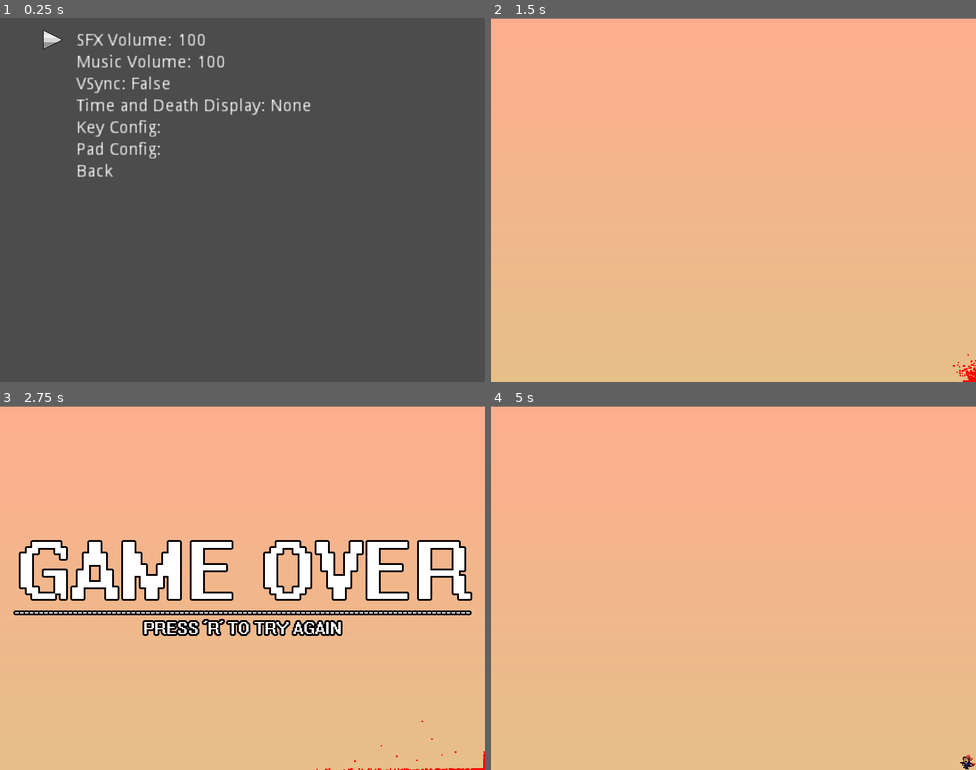
Above: before the commit, frames 1-4 (two rows, left to right).
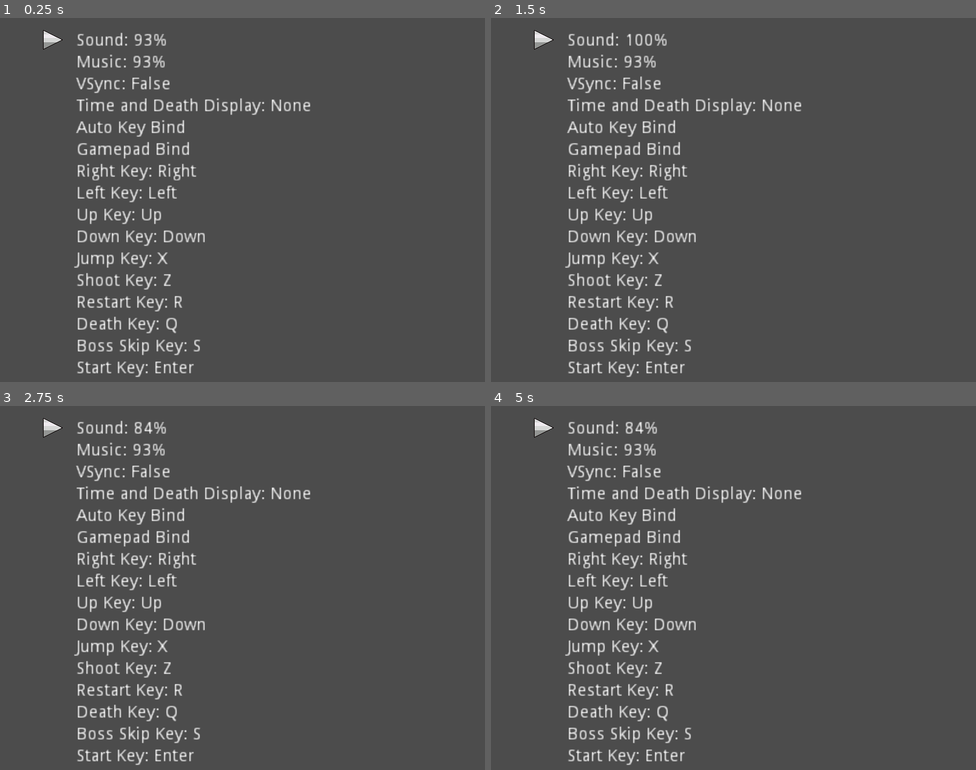
Above: after the commit, the same moments.

Repository: Renhoex/Delicious-Spike-Engine
Game: Godot game, scene res://rooms/Menu/Options.tscn
Two runs of this game, one before a commit and one after it. Both use one fixed random seed, a clock stepped at 60 frames per second and the inputs below. This scene is started directly instead of the project's main scene.
Inputs (mouse positions are in pixels of both pictures, inside the frame that each line leads up to):
- Up to frame 1 (0.25 s): no input
- Up to frame 2 (1.5 s): tap Enter (gm_start) at 0.5 s; move the mouse to (840, 181) at 0.52 s; hold Right (gm_right) from 0.53 s (still down); tap Z (gm_action) at 0.6 s; click (840, 181) at 0.67 s; tap X (gm_jump) at 0.77, 1.07 s; tap Q (gm_die) at 0.8, 1.35 s; tap R (gm_restart) at 1.25 s; move the mouse to (636, 218) at 1.27 s
- Up to frame 3 (2.75 s): tap X (gm_jump) at 1.52, 1.82, 2.3 s; tap Enter (gm_start) at 1.55 s; move the mouse to (291, 507) at 2.02 s; release Right (gm_right) at 2.03 s; hold Left (gm_left) from 2.03 s (still down); hold Enter (gm_start) from 2.03 s (still down)
- Up to frame 4 (5 s): move the mouse to (709, 660) at 2.77 s; release Left (gm_left) at 2.78 s; release Enter (gm_start) at 2.78 s; hold Right (gm_right) 2.78-4.28 s; tap X (gm_jump) at 2.85, 3.02, 3.32, 3.77, 4.07, 4.52, 4.82 s; click (709, 660) at 2.92 s; tap Z (gm_action) at 3.05, 3.6 s; move the mouse to (879, 642) at 3.52 s; tap Q (gm_die) at 3.8, 4.35 s; tap F2 (gm_game_reset) at 4.15 s; tap Enter (gm_start) at 4.25, 4.55 s; move the mouse to (588, 533) at 4.27 s; hold Left (gm_left) from 4.28 s (still down); tap R (gm_restart) at 4.9 s

The runs differ from the first frame. In frame 1, 4.7% of the frame differs, in the area x 15-47%, y 4-99%; in frame 2, 100%, in the area x 0-100%, y 0-100%; in frame 3, 100%; in frame 4, 100%.

Commit message:
Options menu updates
- Added counters for death and time to either the window caption or HUD overlay
- Added support for sound volume settings
- Added manual key remaping
- Fixed death sound not being in the right bus channel
- Recoded time counter to prevent time resets

Diff:
--- a/entities/Player/DeathHandler.tscn
+++ b/entities/Player/DeathHandler.tscn
@@ -9,3 +9,4 @@
 [node name="Death" type="AudioStreamPlayer" parent="."]
 stream = ExtResource( 2 )
 autoplay = true
+bus = "SFX"
--- a/project.godot
+++ b/project.godot
@@ -64,14 +64,12 @@
 "deadzone": 0.5,
 "events": [ Object(InputEventKey,"resource_local_to_scene":false,"resource_name":"","device":0,"alt":false,"shift":false,"control":false,"meta":false,"command":false,"pressed":false,"scancode":16777233,"unicode":0,"echo":false,"script":null)
 , Object(InputEventJoypadButton,"resource_local_to_scene":false,"resource_name":"","device":0,"button_index":15,"pressure":0.0,"pressed":false,"script":null)
-, Object(InputEventJoypadMotion,"resource_local_to_scene":false,"resource_name":"","device":0,"axis":0,"axis_value":1.0,"script":null)
  ]
 }
 gm_left={
 "deadzone": 0.5,
 "events": [ Object(InputEventKey,"resource_local_to_scene":false,"resource_name":"","device":0,"alt":false,"shift":false,"control":false,"meta":false,"command":false,"pressed":false,"scancode":16777231,"unicode":0,"echo":false,"script":null)
 , Object(InputEventJoypadButton,"resource_local_to_scene":false,"resource_name":"","device":0,"button_index":14,"pressure":0.0,"pressed":false,"script":null)
-, Object(InputEventJoypadMotion,"resource_local_to_scene":false,"resource_name":"","device":0,"axis":0,"axis_value":-1.0,"script":null)
  ]
 }
 gm_jump={
@@ -96,14 +94,12 @@
 "deadzone": 0.5,
 "events": [ Object(InputEventKey,"resource_local_to_scene":false,"resource_name":"","device":0,"alt":false,"shift":false,"control":false,"meta":false,"command":false,"pressed":false,"scancode":16777232,"unicode":0,"echo":false,"script":null)
 , Object(InputEventJoypadButton,"resource_local_to_scene":false,"resource_name":"","device":0,"button_index":12,"pressure":0.0,"pressed":false,"script":null)
-, Object(InputEventJoypadMotion,"resource_local_to_scene":false,"resource_name":"","device":0,"axis":1,"axis_value":-1.0,"script":null)
  ]
 }
 gm_down={
 "deadzone": 0.5,
 "events": [ Object(InputEventKey,"resource_local_to_scene":false,"resource_name":"","device":0,"alt":false,"shift":false,"control":false,"meta":false,"command":false,"pressed":false,"scancode":16777234,"unicode":0,"echo":false,"script":null)
 , Object(InputEventJoypadButton,"resource_local_to_scene":false,"resource_name":"","device":0,"button_index":13,"pressure":0.0,"pressed":false,"script":null)
-, Object(InputEventJoypadMotion,"resource_local_to_scene":false,"resource_name":"","device":0,"axis":1,"axis_value":1.0,"script":null)
  ]
 }
 gm_skip={
@@ -126,6 +122,7 @@
 gm_die={
 "deadzone": 0.5,
 "events": [ Object(InputEventKey,"resource_local_to_scene":false,"resource_name":"","device":0,"alt":false,"shift":false,"control":false,"meta":false,"command":false,"pressed":false,"scancode":81,"unicode":0,"echo":false,"script":null)
+, Object(InputEventJoypadButton,"resource_local_to_scene":false,"resource_name":"","device":0,"button_index":10,"pressure":0.0,"pressed":false,"script":null)
  ]
 }
 
--- a/rooms/Main.tscn
+++ b/rooms/Main.tscn
@@ -194,6 +194,38 @@
 playback_speed = 2.0
 anims/FadeIn = SubResource( 2 )
 anims/FadeOut = SubResource( 3 )
+
+[node name="Counters" type="Label" parent="HUD"]
+margin_left = 679.006
+margin_top = 9.24267
+margin_right = 728.006
+margin_bottom = 45.2427
+text = "Time :
+Death :"
+align = 2
+__meta__ = {
+"_edit_use_anchors_": false
+}
+
+[node name="Time" type="Label" parent="HUD/Counters"]
+margin_left = 53.0
+margin_top = 1.07319
+margin_right = 109.0
+margin_bottom = 15.0732
+text = "00:00:00"
+__meta__ = {
+"_edit_use_anchors_": false
+}
+
+[node name="Death" type="Label" parent="HUD/Counters"]
+margin_left = 53.0
+margin_top = 17.6004
+margin_right = 109.0
+margin_bottom = 31.6004
+text = "0"
+__meta__ = {
+"_edit_use_anchors_": false
+}
 
 [node name="GameOver" type="CanvasLayer" parent="."]
 layer = 50
--- a/rooms/Menu/Options.tscn
+++ b/rooms/Menu/Options.tscn
@@ -1,10 +1,12 @@
-[gd_scene load_steps=6 format=2]
+[gd_scene load_steps=8 format=2]
 
 [ext_resource path="res://entities/Hazards/Spike.tscn" type="PackedScene" id=1]
 [ext_resource path="res://scripts/Specific/Options.gd" type="Script" id=2]
 [ext_resource path="res://scripts/RoomInitializer.gd" type="Script" id=3]
 [ext_resource path="res://audio/music/GuyRock.ogg" type="AudioStream" id=4]
 [ext_resource path="res://scripts/Specific/OptionItem.gd" type="Script" id=5]
+[ext_resource path="res://audio/sfx/Player/Shoot.wav" type="AudioStream" id=6]
+[ext_resource path="res://scripts/Specific/ButtonRemap.gd" type="Script" id=7]
 
 [node name="Options" type="Node2D"]
 scale = Vector2( 2, 2 )
@@ -20,6 +22,12 @@
 scale = Vector2( 0.5, 0.5 )
 playSound = false
 
+[node name="Camera2D" type="Camera2D" parent="Spike"]
+current = true
+limit_left = 0
+limit_top = 0
+smoothing_enabled = true
+
 [node name="MenuList" type="VBoxContainer" parent="."]
 margin_left = 63.0
 margin_top = 12.0
@@ -34,6 +42,10 @@
 margin_bottom = 14.0
 text = "SFX Volume: 100"
 script = ExtResource( 5 )
+
+[node name="SampleSound" type="AudioStreamPlayer" parent="MenuList/SFX"]
+stream = ExtResource( 6 )
+bus = "SFX"
 
 [node name="Music" type="Label" parent="MenuList"]
 margin_top = 18.0
@@ -59,26 +71,116 @@
 script = ExtResource( 5 )
 type = 3
 
-[node name="Buttons" type="Label" parent="MenuList"]
+[node name="Auto Key" type="Label" parent="MenuList"]
 margin_top = 72.0
 margin_right = 681.0
 margin_bottom = 86.0
-text = "Key Config: "
+text = "Auto Key Bind"
 script = ExtResource( 5 )
-type = 4
+type = 5
 
-[node name="Pad" type="Label" parent="MenuList"]
+[node name="Auto Button" type="Label" parent="MenuList"]
 margin_top = 90.0
 margin_right = 681.0
 margin_bottom = 104.0
-text = "Pad Config: "
+text = "Gamepad Bind"
 script = ExtResource( 5 )
 type = 5
 
-[node name="Back" type="Label" parent="MenuList"]
+[node name="RightKey" type="Label" parent="MenuList"]
 margin_top = 108.0
 margin_right = 681.0
 margin_bottom = 122.0
+text = "Right Key: "
+script = ExtResource( 7 )
+type = 4
+action = "gm_right"
+
+[node name="LeftKey" type="Label" parent="MenuList"]
+margin_top = 126.0
+margin_right = 681.0
+margin_bottom = 140.0
+text = "Left Key: "
+script = ExtResource( 7 )
+type = 4
+action = "gm_left"
+
+[node name="UpKey" type="Label" parent="MenuList"]
+margin_top = 144.0
+margin_right = 681.0
+margin_bottom = 158.0
+text = "Up Key: "
+script = ExtResource( 7 )
+type = 4
+action = "gm_up"
+
+[node name="DownKey" type="Label" parent="MenuList"]
+margin_top = 162.0
+margin_right = 681.0
+margin_bottom = 176.0
+text = "Down Key: "
+script = ExtResource( 7 )
+type = 4
+action = "gm_down"
+
+[node name="JumpKey" type="Label" parent="MenuList"]
+margin_top = 180.0
+margin_right = 681.0
+margin_bottom = 194.0
+text = "Jump Key: "
+script = ExtResource( 7 )
+type = 4
+action = "gm_jump"
+
+[node name="ShootKey" type="Label" parent="MenuList"]
+margin_top = 198.0
+margin_right = 681.0
+margin_bottom = 212.0
+text = "Shoot Key: "
+script = ExtResource( 7 )
+type = 4
+action = "gm_action"
+
+[node name="RestartKey" type="Label" parent="MenuList"]
+margin_top = 216.0
+margin_right = 681.0
+margin_bottom = 230.0
+text = "Restart Key: "
+script = ExtResource( 7 )
+type = 4
+action = "gm_restart"
+
+[node name="DeathKey" type="Label" parent="MenuList"]
+margin_top = 234.0
+margin_right = 681.0
+margin_bottom = 248.0
+text = "Death Key: "
+script = ExtResource( 7 )
+type = 4
+action = "gm_die"
+
+[node name="BossSkipKey" type="Label" parent="MenuList"]
+margin_top = 252.0
+margin_right = 681.0
+margin_bottom = 266.0
+text = "Boss Skip Key: "
+script = ExtResource( 7 )
+type = 4
+action = "gm_skip"
+
+[node name="StartKey" type="Label" parent="MenuList"]
+margin_top = 270.0
+margin_right = 681.0
+margin_bottom = 284.0
+text = "Start Key: "
+script = ExtResource( 7 )
+type = 4
+action = "gm_start"
+
+[node name="Back" type="Label" parent="MenuList"]
+margin_top = 288.0
+margin_right = 681.0
+margin_bottom = 302.0
 text = "Back"
 script = ExtResource( 5 )
 type = 6
--- a/scripts/Globals/Global.gd
+++ b/scripts/Globals/Global.gd
@@ -21,11 +21,18 @@
 var musicVolume = AudioServer.get_bus_volume_db(AudioServer.get_bus_index("Music"));
 var soundVolume = AudioServer.get_bus_volume_db(AudioServer.get_bus_index("SFX"));
 var vsync = OS.vsync_enabled;
+var counter = 0;
+
+# load config data
+func _ready():
+	load_data();
 
 # reload function
 func reload(increaseDeath = true):
 	# check that a main node has been assigned and that save file is not a negative number
 	if (main != null && canReset):
+		# don't reload time
+		var rememberTime = SaveData.saveData["time"];
 		# reload the data from the last save
 		SaveData.saveData = SaveData.lastSave.duplicate(true);
 		# reset game over if the game is game over'd
@@ -39,6 +46,7 @@
 		# if increase death, increase the counter
 		if increaseDeath:
 			SaveData.saveData["deaths"] += 1;
+			SaveData.saveData["time"] = rememberTime;
 			# record deaths
 			SaveData.save_death();
 
@@ -60,12 +68,33 @@
 		# run the fade in animation, by default it just immediate fades out
 		main.get_node("HUD/FadeGhost").play("FadeIn");
 
+# count time and death
 func _process(delta):
-	# count game timer
-	SaveData.saveData["time"] += delta;
-	# if the reload button was pressed then reload
-	if Input.is_action_just_pressed("gm_restart"):
-		reload();
+	# exclude rooms in the menu folder or if the save file id is fake
+	if (!room.begins_with("Menu/") && SaveData.saveFileID > -1):
+		# count game timer
+		SaveData.saveData["time"] += delta;
+
+		if counter > 0:
+			var time = SaveData.saveData["time"];
+			# calculate time
+			var hours   = floor((time / 60) / 60);
+			var minutes = floor(fmod(time / 60.0, 60));
+			var seconds = floor(fmod(time, 60.0));
+
+			if counter == 1:
+				main.get_node("HUD/Counters/Time").text = ("%02d" % hours)+":"+("%02d" % minutes)+":"+("%02d" % seconds);
+				main.get_node("HUD/Counters/Death").text = str(SaveData.saveData["deaths"]);
+			else:
+				var caption = ProjectSettings.get_setting("application/config/name");
+				caption += " | Deaths: " + str(SaveData.saveData["deaths"]);
+				caption += " | Time: " + ("%02d" % hours)+":"+("%02d" % minutes)+":"+("%02d" % seconds);
+				OS.set_window_title(caption);
+
+
+		# if the reload button was pressed then reload
+		if Input.is_action_just_pressed("gm_restart"):
+			reload();
 
 # change the currently playing song (uses string)
 func change_song(songName = null):
@@ -93,6 +122,7 @@
 		"musicVolume" : AudioServer.get_bus_volume_db(AudioServer.get_bus_index("Music")),
 		"soundVolume" : AudioServer.get_bus_volume_db(AudioServer.get_bus_index("SFX")),
 		"vsync" : OS.vsync_enabled,
+		"counters" : counter,
 	}
 
 	#create and write file
@@ -114,9 +144,15 @@
 	while file.get_position() < file.get_len():
 		var data = parse_json(file.get_line());
 
-		AudioServer.set_bus_volume_db(AudioServer.get_bus_index("Music"),data["musicVolume"]);
-		AudioServer.set_bus_volume_db(AudioServer.get_bus_index("SFX"),data["soundVolume"]);
-		OS.vsync_enabled = data["vsync"];
+		# check that values are in data to prevent crashing
+		if data.has("musicVolume"):
+			AudioServer.set_bus_volume_db(AudioServer.get_bus_index("Music"),data["musicVolume"]);
+		if data.has("soundVolume"):
+			AudioServer.set_bus_volume_db(AudioServer.get_bus_index("SFX"),data["soundVolume"]);
+		if data.has("vsync"):
+			OS.vsync_enabled = data["vsync"];
+		if data.has("counters"):
+			counter = data["counters"];
 
 	file.close();
 	return true;
@@ -130,6 +166,10 @@
 		if (isReset == 0):
 			reset = true;
 			Global.main = null;
+			# reset save
+			SaveData.saveFileID = -1;
+			# reset window caption
+			OS.set_window_title(ProjectSettings.get_setting("application/config/name"));
 		else:
 			print("Reset failed");
 	elif event.is_action_released("gm_game_reset") && reset:
--- a/scripts/Globals/Main.gd
+++ b/scripts/Globals/Main.gd
@@ -9,6 +9,8 @@
 	Global.debug = debugMode;
 	# set main to this node
 	Global.main = self;
+	if Global.counter != 1:
+		$HUD/Counters.visible = false;
 
 # load a room with a fade
 func load_room_fade(RoomName,fade = 0):
--- /dev/null
+++ b/scripts/Specific/ButtonRemap.gd
@@ -0,0 +1,48 @@
+extends "res://scripts/Specific/OptionItem.gd"
+export var action = "gm_";
+var prefix = "gm_";
+var locked = false;
+var pressed = false;
+
+onready var originalString = text;
+onready var options = get_parent().get_parent().get_node("OptionScript");
+
+func _process(_delta):
+	if (InputMap.has_action(action) && !locked):
+		if type == 4: # key
+			text = originalString + InputMap.get_action_list(action)[0].as_text();
+	if (active && !locked):
+		if (Input.is_action_just_pressed("gm_jump")):
+			text = originalString + ".."
+			options.locked = true;
+			locked = true;
+			pressed = true;
+	elif (Input.is_action_just_released("gm_jump")):
+		pressed = false;
+
+func _unhandled_key_input(event):
+	if (locked && !pressed):
+		var rememberGamepad = InputMap.get_action_list(action)[1];
+		# check through actions for any duplicates then remap that action to this one
+		for i in InputMap.get_actions():
+			# check for prefixes and inputs match
+			if (str(i).begins_with(prefix) && event.as_text() == InputMap.get_action_list(i)[0].as_text() && i != action):
+				var rememberSwapGamepad = InputMap.get_action_list(i)[1];
+				# erase end point (i is the action)
+				InputMap.action_erase_events(i);
+				# set end point
+				InputMap.action_add_event(i, InputMap.get_action_list(action)[0]);
+				InputMap.action_add_event(i, rememberSwapGamepad);
+		# erase inputs
+		InputMap.action_erase_events(action);
+		# set to new key
+		InputMap.action_add_event(action, event);
+		# set old gamepad button (we don't want to lose the inputs)
+		InputMap.action_add_event(action, rememberGamepad);
+		#unlock node
+		locked = false;
+		#delay 2 frames to prevent duplicate inputs
+		yield(get_tree(),"idle_frame");
+		yield(get_tree(),"idle_frame");
+		# unlock options
+		options.locked = false;
--- a/scripts/Specific/File.gd
+++ b/scripts/Specific/File.gd
@@ -42,7 +42,7 @@
 			var hours   = floor((time / 60) / 60);
 			var minutes = floor(fmod(time / 60.0, 60));
 			var seconds = floor(fmod(time, 60.0));
-			$TextContainer/Time.text = "Time: " + str(hours) + ":" + str(minutes) + ":" + str(seconds);
+			$TextContainer/Time.text = "Time: " + ("%02d" % hours)+":"+("%02d" % minutes)+":"+("%02d" % seconds);
 			# set deaths
 			$TextContainer/Deaths.text = "Deaths: " + str(SaveData.saveData["deaths"]);
 
--- a/scripts/Specific/FileSelectManager.gd
+++ b/scripts/Specific/FileSelectManager.gd
@@ -75,6 +75,10 @@
 					1: #new game
 						# go to the new game interface
 						menu = MENU_FILE_NEW_GAME;
+						# reset timer
+						SaveData.saveData["time"] = 0.0;
+						# reset death
+						SaveData.saveData["deaths"] = 0;
 						menuOption = 1; # set to hard by default
 
 
--- a/scripts/Specific/OptionItem.gd
+++ b/scripts/Specific/OptionItem.gd
@@ -1,8 +1,74 @@
 extends Label
-export (int, "SFX", "Music", "VSync", "Display Type", "Button Maps", "Joy Maps", "Back")var type = 0;
+export (int, "SFX", "Music", "VSync", "Display Type", "key Maps", "Joy Maps", "Back")var type = 0;
+var displayNames = ["None", "Heads up display", "On Window"];
+var active = false;
 
 #set texts
-func _process(_delta):
+func _process(delta):
+	# string set
 	match(type):
+		0: # Sound
+			text = "Sound: "+str(round(((AudioServer.get_bus_volume_db(AudioServer.get_bus_index("SFX"))+80)/86)*100))+"%";
+		1: # Music
+			text = "Music: "+str(round(((AudioServer.get_bus_volume_db(AudioServer.get_bus_index("Music"))+80)/86)*100))+"%";
 		2: # VSync
 			text = "VSync: "+str(OS.vsync_enabled);
+		3: #Options
+			text = "Time and Death Display: "+displayNames[Global.counter];
+	# ative check
+	if (active):
+		match(type):
+			0: # Sound
+				var sound = AudioServer.get_bus_volume_db(AudioServer.get_bus_index("SFX"));
+				# decrease sound
+				if Input.is_action_pressed("gm_left"):
+					sound -= delta*20;
+					if !$SampleSound.playing:
+						$SampleSound.play();
+				# increse sound
+				if Input.is_action_pressed("gm_right"):
+					sound += delta*20;
+					if !$SampleSound.playing:
+						$SampleSound.play();
+				# reset sound
+				if Input.is_action_just_pressed("gm_action"):
+					sound = 0;
+				# clamp sound
+				sound = clamp(sound,-80,6);
+				# set volume
+				AudioServer.set_bus_volume_db(AudioServer.get_bus_index("SFX"),sound);
+			1: # Music
+				var sound = AudioServer.get_bus_volume_db(AudioServer.get_bus_index("Music"));
+				# decrease sound
+				if Input.is_action_pressed("gm_left"):
+					sound -= delta*20;
+				# increse sound
+				if Input.is_action_pressed("gm_right"):
+					sound += delta*20;
+				# reset sound
+				if Input.is_action_just_pressed("gm_action"):
+					sound = 0;
+				# clamp sound
+				sound = clamp(sound,-80,6);
+				# set volume
+				AudioServer.set_bus_volume_db(AudioServer.get_bus_index("Music"),sound);
+			2: # VSync
+				if Input.is_action_just_pressed("gm_jump"):
+					OS.vsync_enabled = !OS.vsync_enabled;
+			3: # Counters
+				# decrease counter
+				if Input.is_action_just_pressed("gm_left"):
+					Global.counter -= 1;
+				# increse counter
+				if Input.is_action_just_pressed("gm_right"):
+					Global.counter += 1;
+
+				Global.main.get_node("HUD/Counters").visible = (Global.counter == 1);
+				Global.counter = fmod(Global.counter,3);
+				if Global.counter < 0:
+					Global.counter += 3;
+			6: # Back
+				if Input.is_action_just_pressed("gm_jump"):
+					# save config settings
+					Global.save_data();
+					Global.main.load_room("Menu/FileSelect");
--- a/scripts/Specific/Options.gd
+++ b/scripts/Specific/Options.gd
@@ -1,16 +1,22 @@
 extends Node
 var option = 0;
-onready var optionSize = get_parent().get_node("MenuList").get_child_count()-1;
+onready var optionSize = get_parent().get_node("MenuList").get_child_count();
+var locked = false;
 
 func _process(_delta):
 	#for i in get_parent().get_node("MenuList").get_child_count():
 	var getNode = get_parent().get_node("MenuList").get_child(option);
+	getNode.active = true;
+	get_parent().get_node("Spike").position.y = getNode.rect_position.y+18;
+	if (!locked):
+		if Input.is_action_just_pressed("gm_down"):
+			getNode.active = false;
+			option += 1;
+		if Input.is_action_just_pressed("gm_up"):
+			getNode.active = false;
+			option -= 1;
 
-	get_parent().get_node("Spike").position.y = getNode.rect_position.y+18;
-
-	if Input.is_action_just_pressed("gm_down"):
-		option += 1;
-	if Input.is_action_just_pressed("gm_up"):
-		option -= 1;
-
-	option = clamp(option,0,optionSize);
+	option = fmod(option,optionSize);
+	# reverse loop fix
+	if option < 0:
+		option += optionSize;
